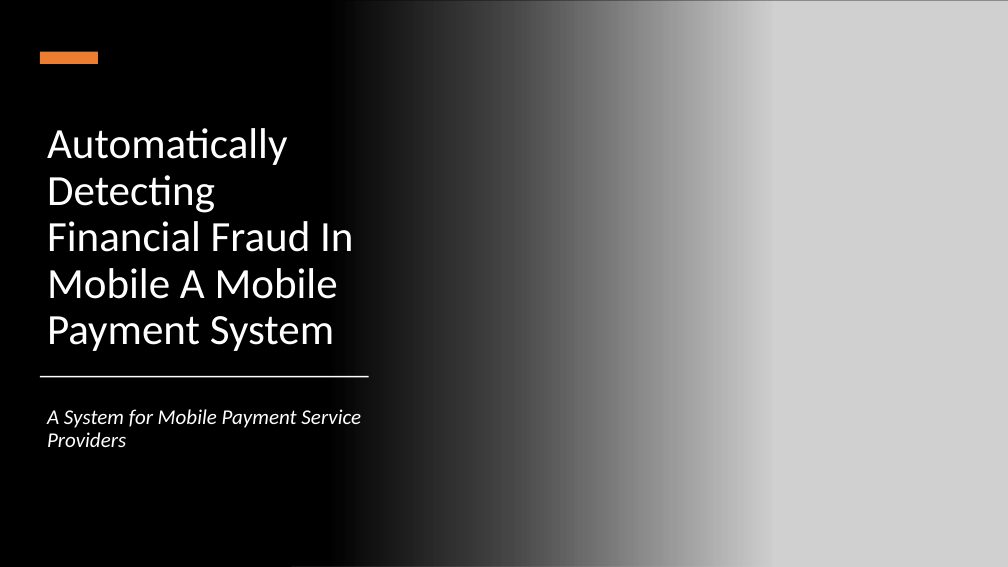
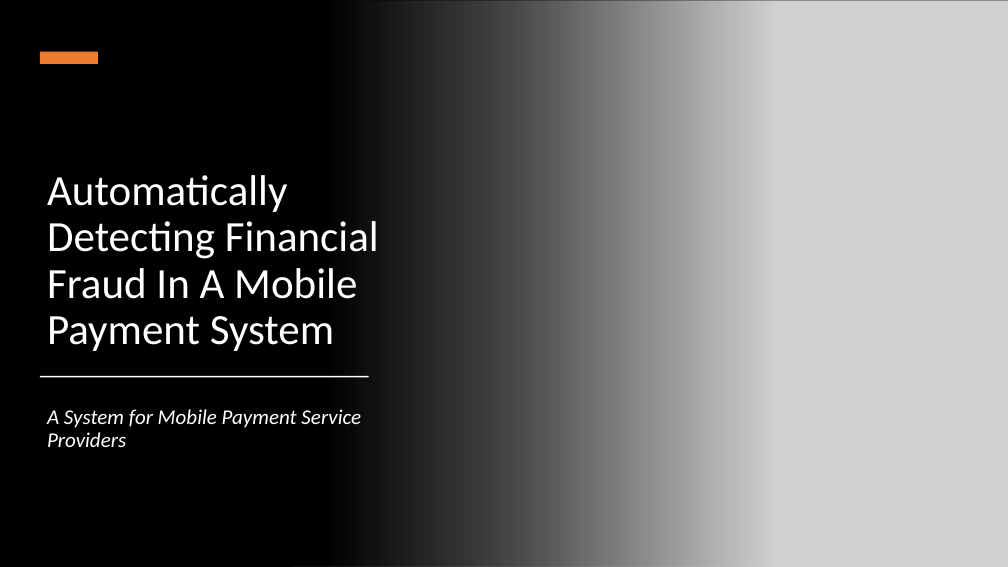
Before and after one commit to michael-a-green/Metis_Project3, a slide deck: slide 1 of Documents/Metis_Project3.pptx. Drawn at 1008x567 pixels with LibreOffice and Linux fonts; fonts in the diff are those of the drawing; grey boxes stand for pictures. Boxes give left, top, right and bottom in pixels: in the first picture for what was removed or moved away, otherwise in the second. Text is boxed around its words. In the diff, an @@ line names an element or a change of style, - is before the commit and + after.

Commit message:
updated notebook. Added a larger logistic model that improves isFraud==1 recall. Updates PPT

```diff
--- a/Documents/Metis_Project3.pptx
+++ b/Documents/Metis_Project3.pptx
@@ title at (x1=47, y1=175, x2=379, y2=351): text changed @@
-Automatically Detecting Financial Fraud In Mobile A Mobile Payment System
+Automatically Detecting Financial Fraud In A Mobile Payment System
```
Also in this commit, not shown: 1 other file.
